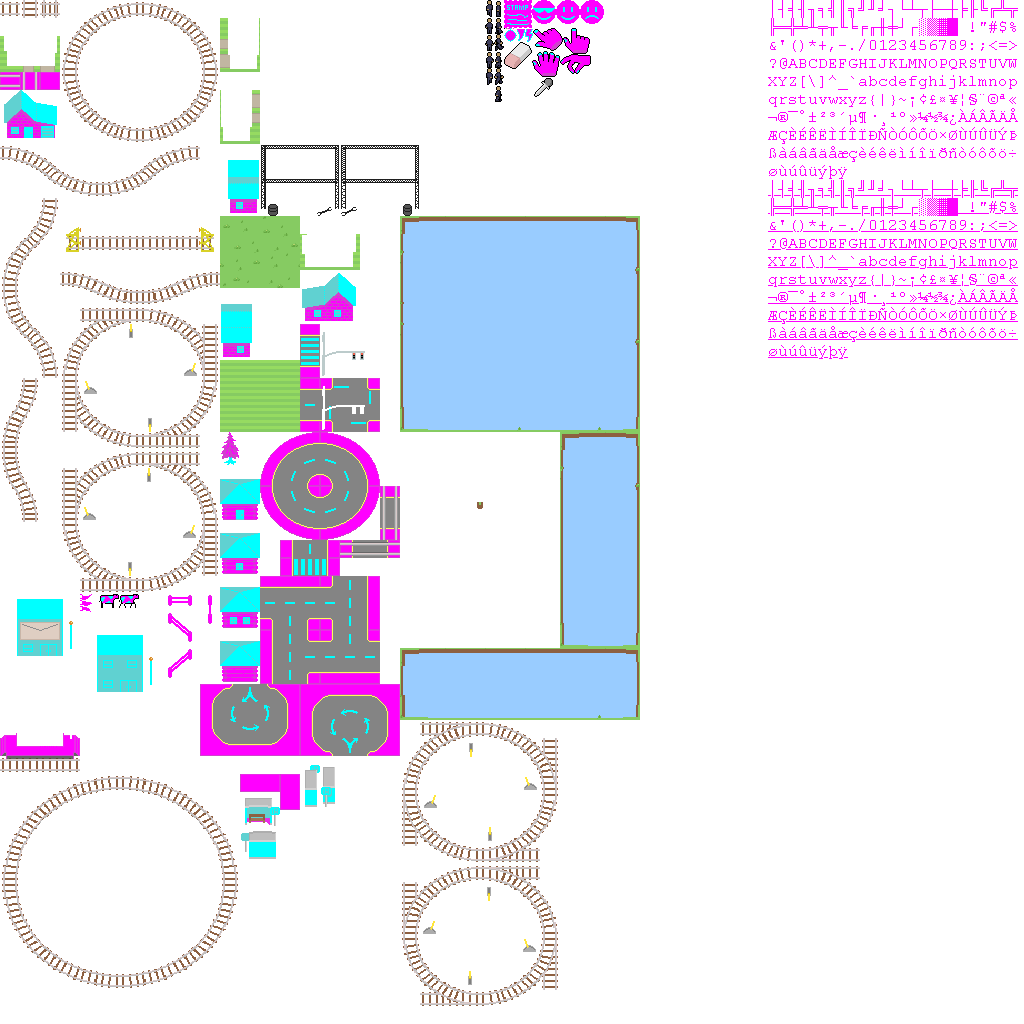
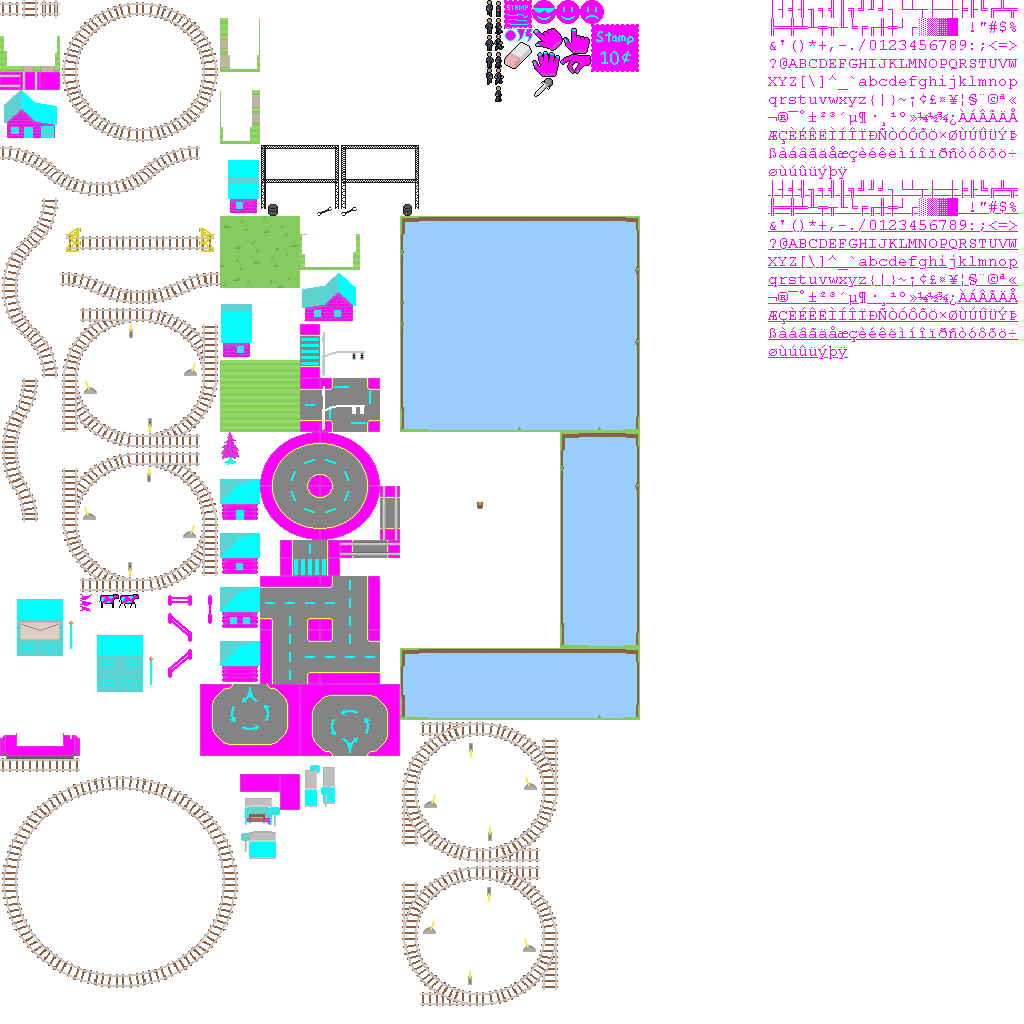
Before/after of a (1024, 1024) layered artwork. What changed in the layer stack:
painted on "base.png copy" over [left=591, top=24, right=639, bottom=72]
